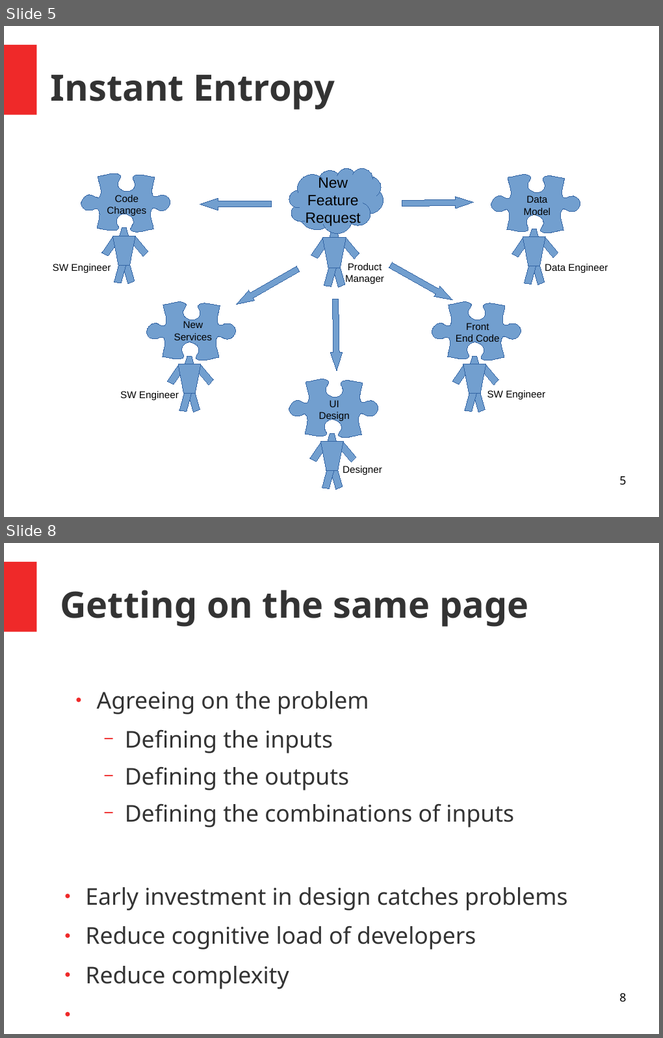
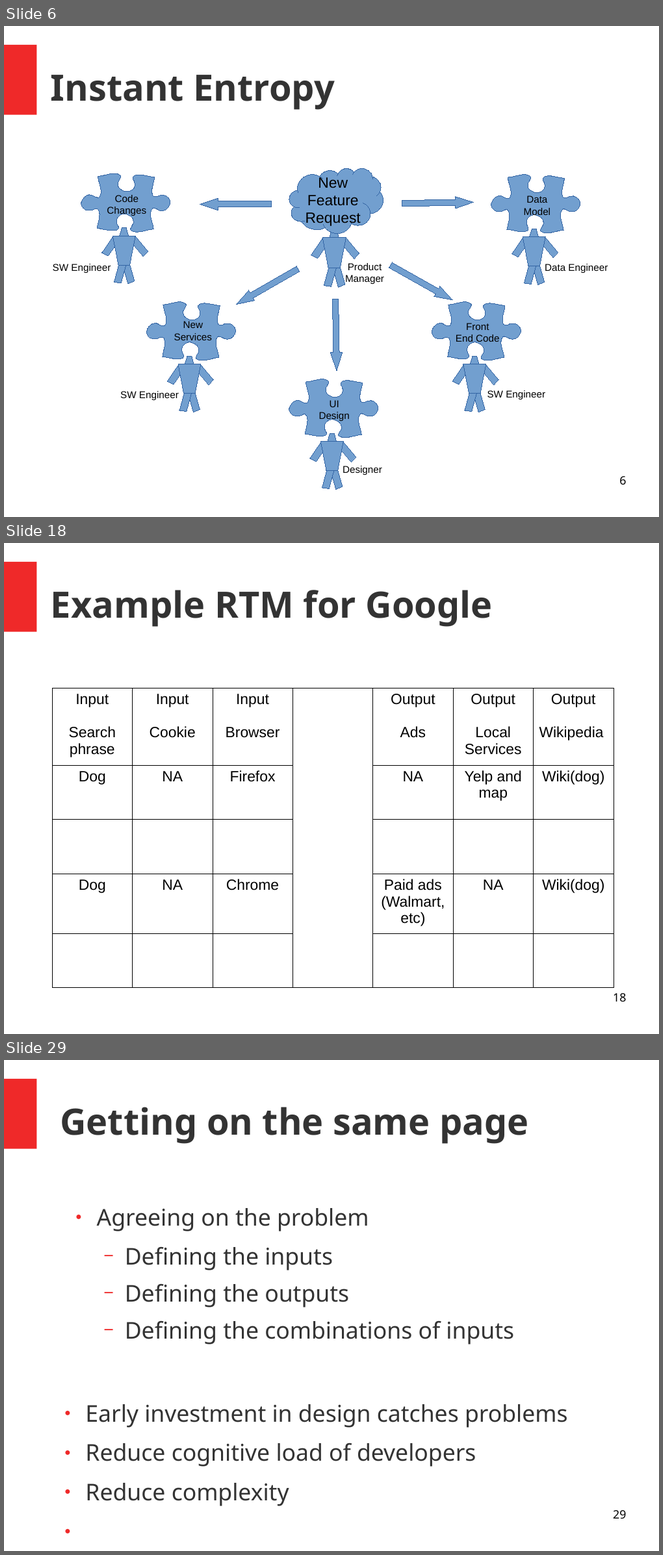
Before and after one commit to MrAbsaroka/Presentations, a slide deck: MattFerguson-0111-2021.11.04.odp. Shown one above the other, each under a label of ours: slides 5 and 8 before the commit, slides 6, 18 and 29 after it; the slides between them are not shown. The pictures are 663x1038 and 663x1555 pixels, drawn with LibreOffice and Linux fonts; fonts in the diff are those of the drawing. Boxes give left, top, right and bottom in pixels: in the first picture for what was removed or moved away, otherwise in the second. Text is boxed around its words. In the diff, an @@ line names an element or a change of style, - is before the commit and + after.

```diff
--- a/MattFerguson-0111-2021.11.04.odp
+++ b/MattFerguson-0111-2021.11.04.odp
@@ slide 18 added at (x1=4, y1=543, x2=659, y2=1034), background #FFFFFF; not listed: 1 template element that a slide beside it also shows @@
@@ title added at (x1=51, y1=590, x2=493, y2=627), 44 pt, text #333333, bold @@
+Example RTM for Google
@@ table added at (x1=52, y1=688, x2=614, y2=980), 5 rows, 7 columns @@
+Input / Search phrase | Input / Cookie | Input / Browser |  | Output / Ads | Output / Local Services | Output / Wikipedia
+Dog | NA | Firefox |  | NA | Yelp and map | Wiki(dog)
+ |  |  |  |  |  | 
+Dog | NA | Chrome |  | Paid ads (Walmart,etc) | NA | Wiki(dog)
+ |  |  |  |  |  | 
@@ page number added at (x1=613, y1=993, x2=626, y2=1002), 14 pt, text #000000 @@
+18
@@ what was slide 5 is now slide 6 @@
@@ page number at (x1=620, y1=476, x2=626, y2=486): text changed @@
-5
+6
@@ what was slide 8 is now slide 29 @@
@@ page number at (x1=613, y1=1510, x2=626, y2=1520): text changed @@
-8
+29
```
Also in this commit, not shown: 4 slides changed, 19 other slides added, 1 other file.
